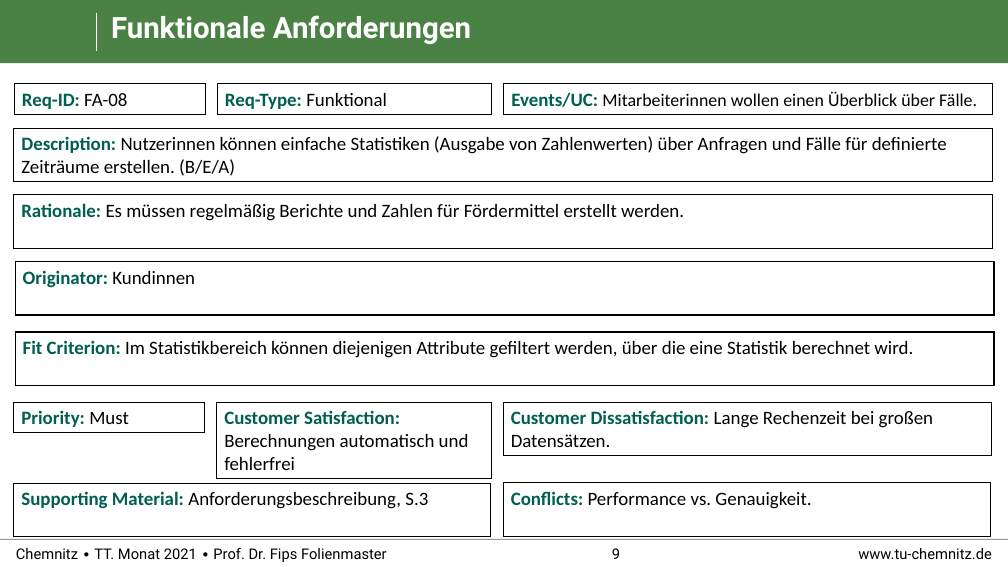
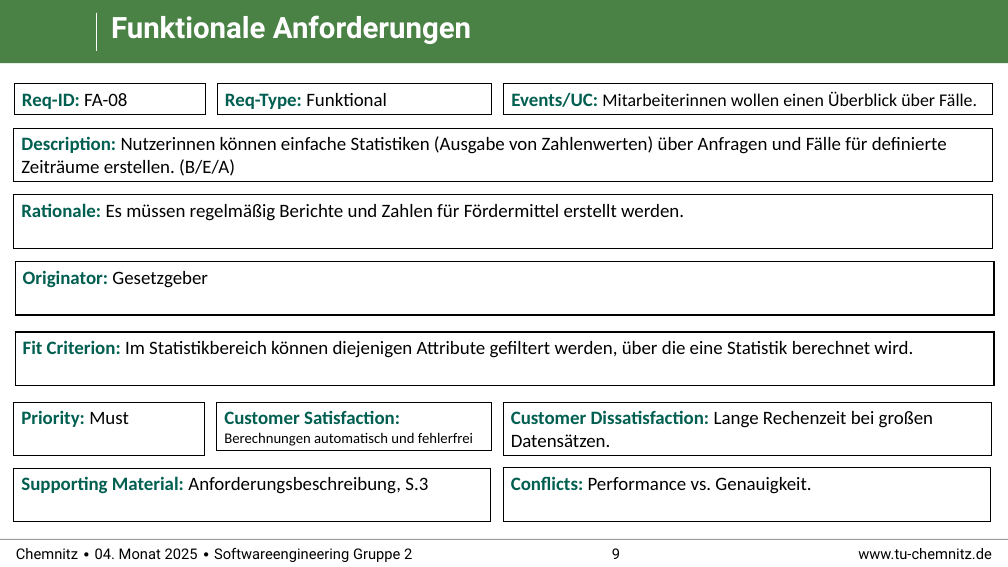
Before and after one commit to RealBiggerBo/Softwaretechnik, a slide deck: slide 9 of SnowCards_Requirements.pptx. Drawn at 1008x567 pixels with LibreOffice and Linux fonts; fonts in the diff are those of the drawing; background and template pictures are left out. Boxes give left, top, right and bottom in pixels: in the first picture for what was removed or moved away, otherwise in the second. Text is boxed around its words. In the diff, an @@ line names an element or a change of style, - is before the commit and + after.

```diff
--- a/SnowCards_Requirements.pptx
+++ b/SnowCards_Requirements.pptx
@@ text in rectangle at (23,270,208,288): text changed @@
-Originator: Kundinnen
+Originator: Gesetzgeber
@@ rectangle "Priority: Must": place and size @@
-rectangle "Priority: Must" at (14,402,205,433)
+rectangle "Priority: Must" at (14,402,205,456)
@@ rectangle "Customer Satisfaction: Berechnungen automatisch und ...": place and size @@
-rectangle "Customer Satisfaction: Berechnungen automatisch und ..." at (217,402,492,479)
+rectangle "Customer Satisfaction: Berechnungen automatisch und ..." at (217,402,492,451)
@@ rectangle "Customer Satisfaction: Berechnungen automatisch und ..." at (217,402,492,451): size 18 to 14 pt in "Berechnungen automatisch und fehlerfrei" @@
@@ rectangle "Supporting Material: Anforderungsbeschreibung, S.3": place and size @@
-rectangle "Supporting Material: Anforderungsbeschreibung, S.3" at (14,483,491,537)
+rectangle "Supporting Material: Anforderungsbeschreibung, S.3" at (14,468,491,522)
@@ rectangle "Conflicts: Performance vs. Genauigkeit.": place and size @@
-rectangle "Conflicts: Performance vs. Genauigkeit." at (504,483,991,537)
+rectangle "Conflicts: Performance vs. Genauigkeit." at (504,468,991,522)
@@ text at (16,548,412,562): text changed @@
-Chemnitz ∙ TT. Monat 2021 ∙ Prof. Dr. Fips Folienmaster
+Chemnitz ∙ 04. Monat 2025 ∙ Softwareengineering Gruppe 2
```
Also in this commit, not shown: 28 other slides changed.
